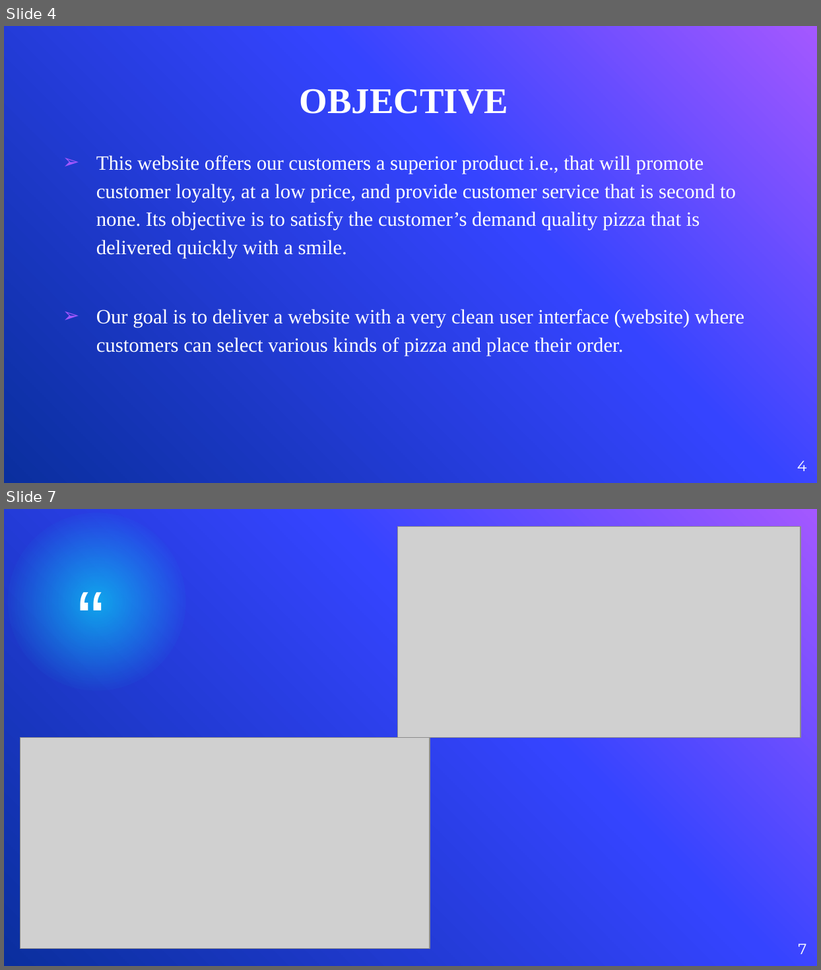
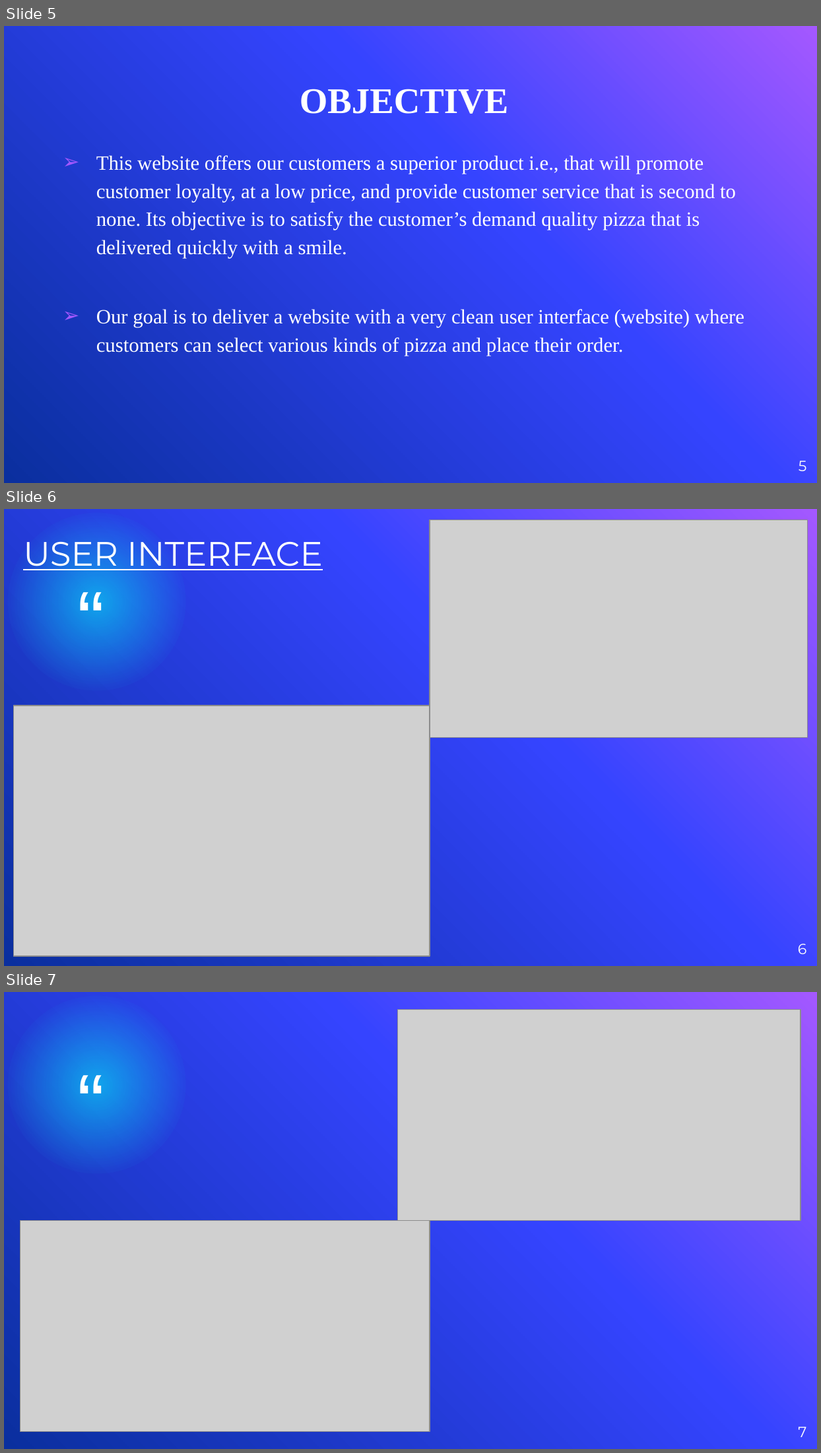
Before and after one commit to divyanshgarg28/Pizz360, a slide deck: Pizz360- Mini Project PPT.pptx. Shown one above the other, each under a label of ours: slides 4 and 7 before the commit, slides 5, 6 and 7 after it; the slides between them are not shown. The pictures are 821x970 and 821x1453 pixels, drawn with LibreOffice and Linux fonts; fonts in the diff are those of the drawing; grey boxes stand for pictures; background and template pictures are left out. Boxes give left, top, right and bottom in pixels: in the first picture for what was removed or moved away, otherwise in the second. Text is boxed around its words. In the diff, an @@ line names an element or a change of style, - is before the commit and + after.

```diff
--- a/Pizz360- Mini Project PPT.pptx
+++ b/Pizz360- Mini Project PPT.pptx
@@ slide 6 added at (4, 509, 817, 966), background picture (left out); not listed: 2 template elements that a slide beside it also shows @@
@@ picture added at (430, 520, 808, 738) @@
@@ text added at (23, 533, 322, 574), 30 pt, text #FFFFFF, underline @@
+USER INTERFACE
@@ picture added at (14, 706, 430, 957) @@
@@ page number added at (798, 944, 807, 955), 13 pt, text #FFFFFF @@
+6
@@ what was slide 4 is now slide 5 @@
@@ page number at (799, 461, 807, 472): text changed @@
-4
+5
```
Also in this commit, not shown: 1 slide changed, 5 other slides added, 11 slides removed, 2 other files.
